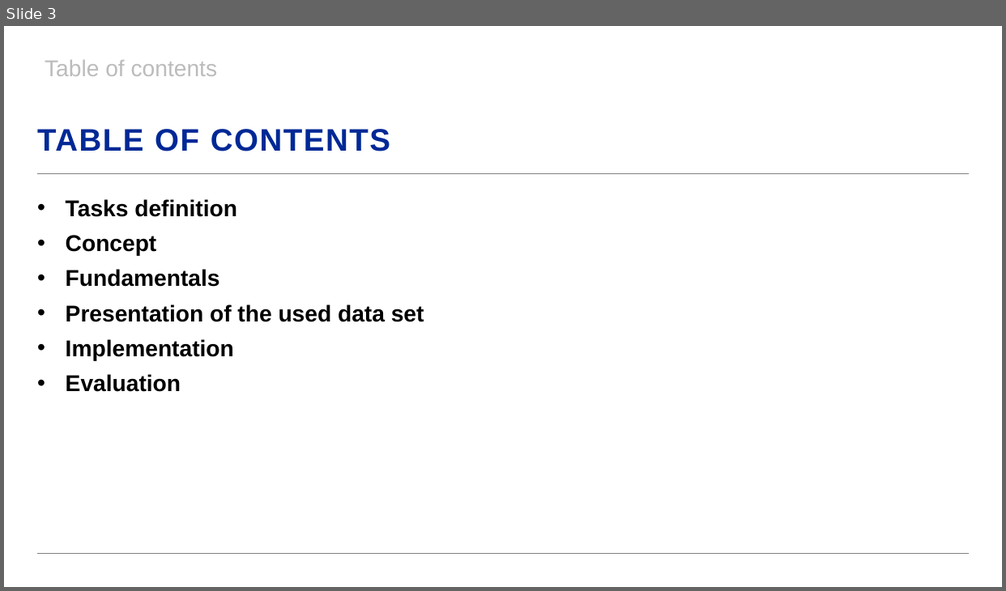
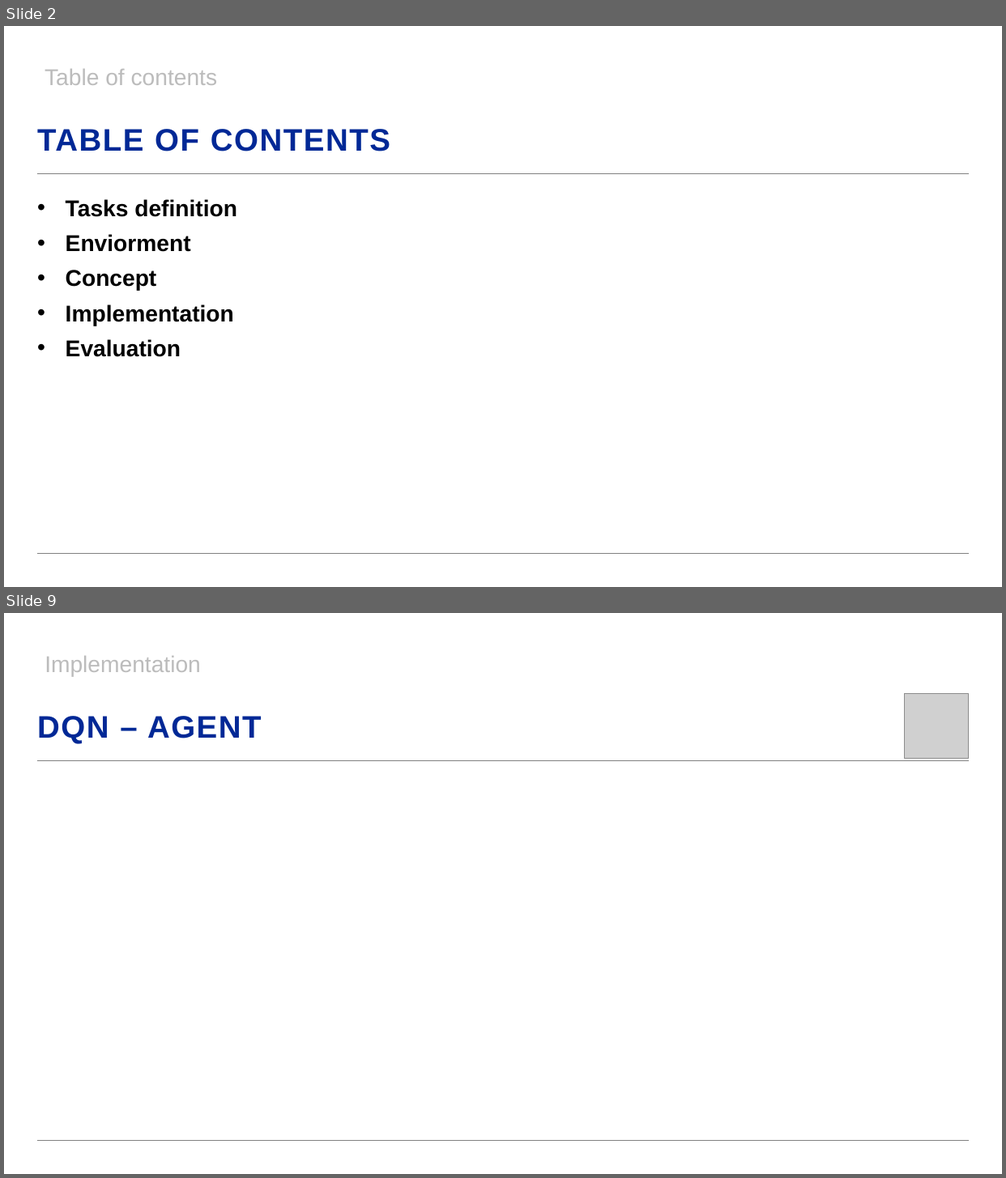
Before and after one commit to dominik-buecher/Architectur_Planning, a slide deck: Architecture_and_Planning.pptx. Shown one above the other, each under a label of ours: slide 3 before the commit, slides 2 and 9 after it; the slides between them are not shown. The pictures are 1006x591 and 1006x1178 pixels, drawn with LibreOffice and Linux fonts; fonts in the diff are those of the drawing; grey boxes stand for pictures; background and template pictures are left out. Boxes give left, top, right and bottom in pixels: in the first picture for what was removed or moved away, otherwise in the second. Text is boxed around its words. In the diff, an @@ line names an element or a change of style, - is before the commit and + after.

```diff
--- a/Architecture_and_Planning.pptx
+++ b/Architecture_and_Planning.pptx
@@ slide 9 added at [4,613,1002,1174], background #FFFFFF; not listed: 2 template elements that a slide beside it also shows @@
@@ text added at [44,656,201,677], 22 pt, text #BCBCBC @@
+Implementation
@@ picture added at [905,694,969,758] @@
@@ title added at [37,716,262,743], 30 pt, text #002896, bold @@
+DQN – AGENT
@@ what was slide 3 is now slide 2 @@
@@ slide 2 changed as well @@
@@ text "Table of contents": place and size @@
-text "Table of contents" at [44,60,218,76]
+text "Table of contents" at [44,69,218,85]
@@ text at [66,234,191,252]: paragraph added @@
+• Enviorment
@@ text at [66,269,424,322]: paragraphs removed @@
-• Fundamentals
-• Presentation of the used data set
```
Also in this commit, not shown: 12 other slides added, 5 slides removed, 21 other files.
